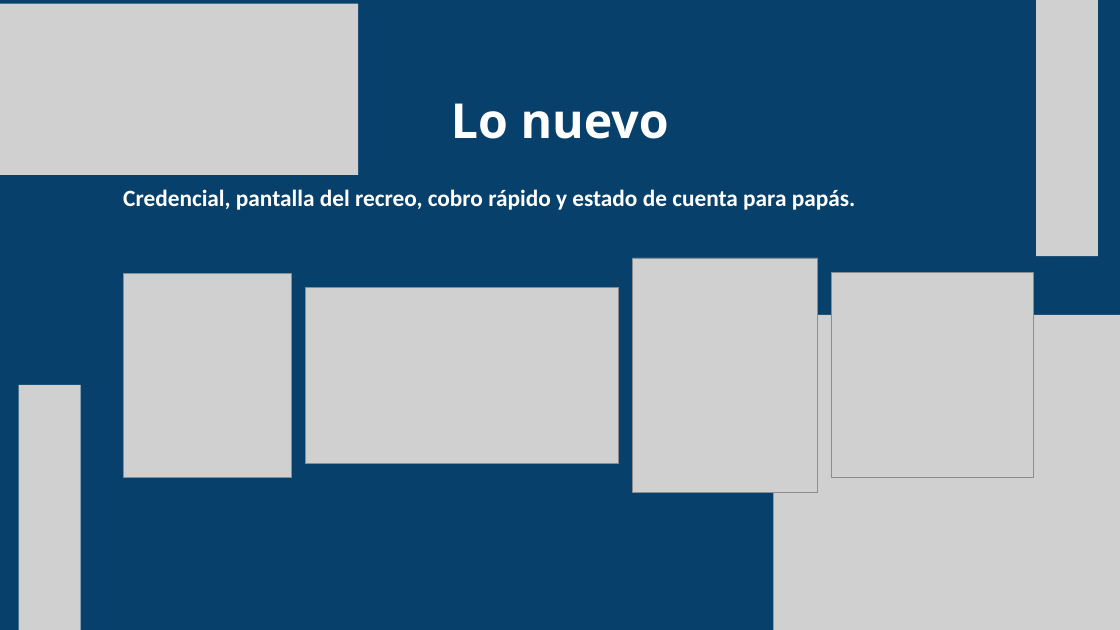
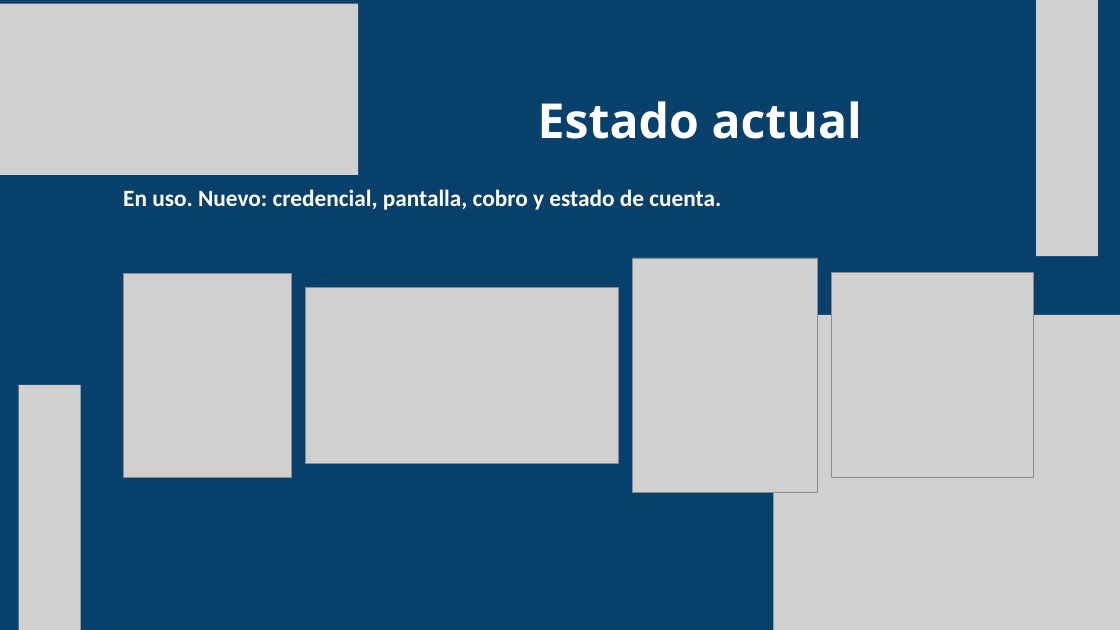
Before and after one commit to ejercitopalomazi9111-arch/mazi-central, a slide deck: slide 7 of fadori/presentacion/Fadori-STEAM.pptx (slide 14 before the commit). Drawn at 1120x630 pixels with LibreOffice and Linux fonts; fonts in the diff are those of the drawing; grey boxes stand for pictures. Boxes give left, top, right and bottom in pixels: in the first picture for what was removed or moved away, otherwise in the second. Text is boxed around its words. In the diff, an @@ line names an element or a change of style, - is before the commit and + after.

```diff
--- a/fadori/presentacion/Fadori-STEAM.pptx
+++ b/fadori/presentacion/Fadori-STEAM.pptx
@@ text removed at box(451, 103, 669, 139) @@
-Lo nuevo
@@ text added at box(538, 101, 862, 139), 62 pt, text #FFFFFF, bold @@
+Estado actual
@@ text at box(123, 189, 721, 210): text changed @@
-Credencial, pantalla del recreo, cobro rápido y estado de cuenta para papás.
+En uso. Nuevo: credencial, pantalla, cobro y estado de cuenta.
```
Also in this commit, not shown: 8 slides removed, 2 other files.
